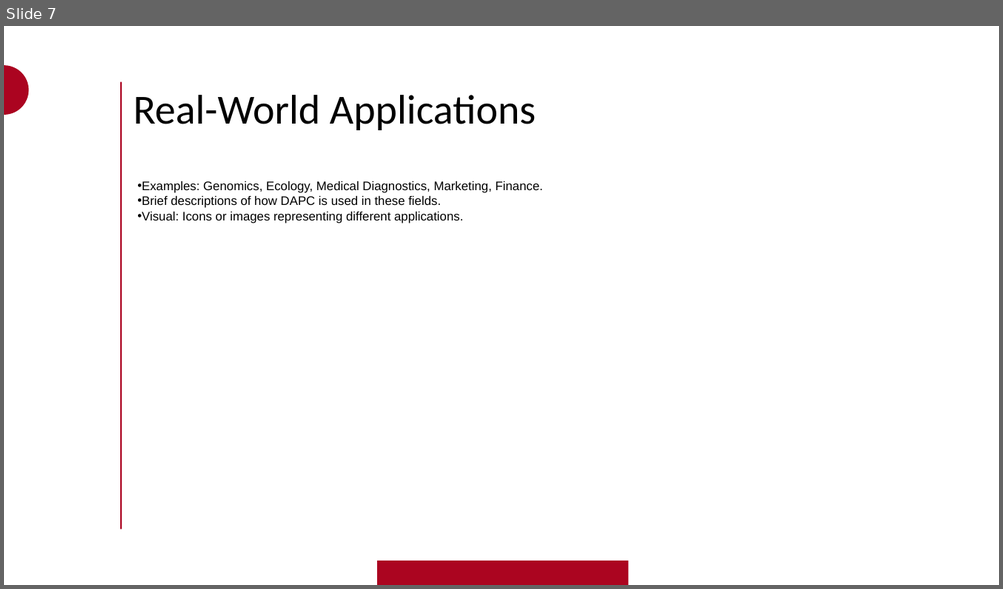
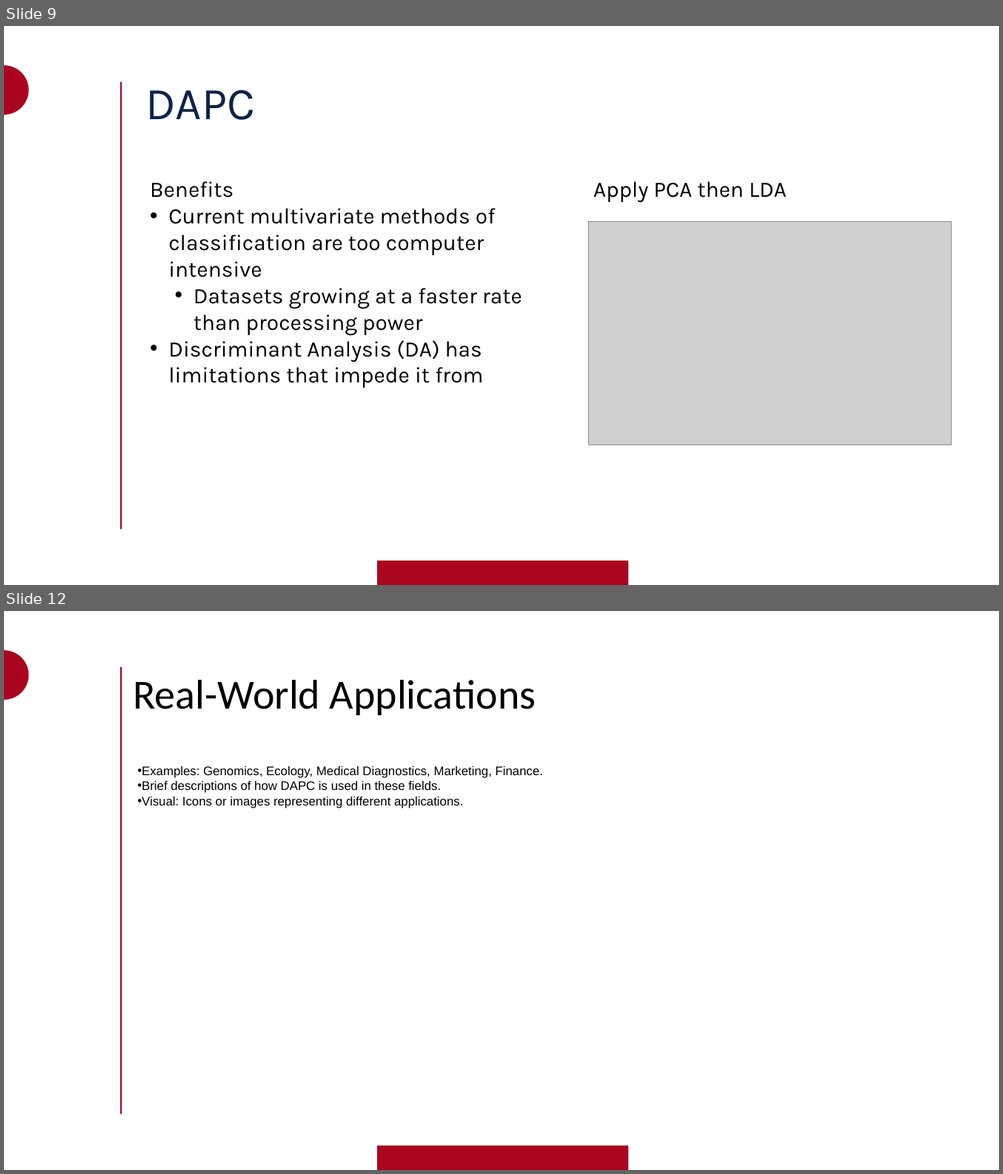
Before and after one commit to rileymawson/INFO_523_DAPC, a slide deck: DAPC_Info_523_RPM_BJMM.pptx. Shown one above the other, each under a label of ours: slide 7 before the commit, slides 9 and 12 after it; the slides between them are not shown. The pictures are 1003x589 and 1003x1174 pixels, drawn with LibreOffice and Linux fonts; fonts in the diff are those of the drawing; grey boxes stand for pictures; background and template pictures are left out. Boxes give left, top, right and bottom in pixels: in the first picture for what was removed or moved away, otherwise in the second. Text is boxed around its words. In the diff, an @@ line names an element or a change of style, - is before the commit and + after.

```diff
--- a/DAPC_Info_523_RPM_BJMM.pptx
+++ b/DAPC_Info_523_RPM_BJMM.pptx
@@ slide 9 added at (x1=4, y1=26, x2=999, y2=585), background #FFFFFF; not listed: 3 template elements that a slide beside it also shows @@
@@ title added at (x1=145, y1=90, x2=255, y2=120), 66 pt, text #0C234B @@
+DAPC
@@ text added at (x1=150, y1=181, x2=522, y2=388), 32 pt, text #000000 @@
+Benefits
+• Current multivariate methods of classification are too computer intensive
+  • Datasets growing at a faster rate than processing power
+• Discriminant Analysis (DA) has limitations that impede it from
@@ text added at (x1=593, y1=181, x2=786, y2=203), 32 pt, text #000000 @@
+Apply PCA then LDA
@@ picture added at (x1=589, y1=221, x2=950, y2=445) @@
@@ what was slide 7 is now slide 12 @@
```
Also in this commit, not shown: 3 slides changed, 10 other slides added, 1 other file.
